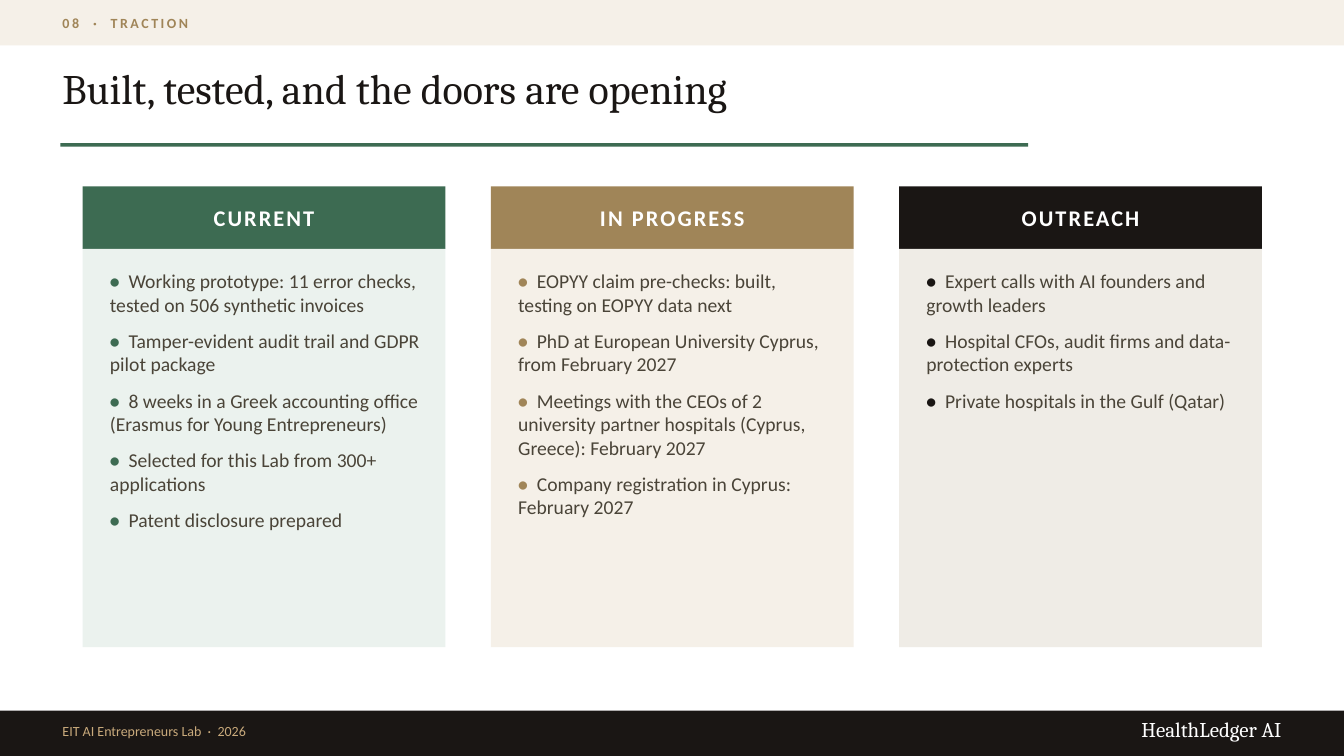
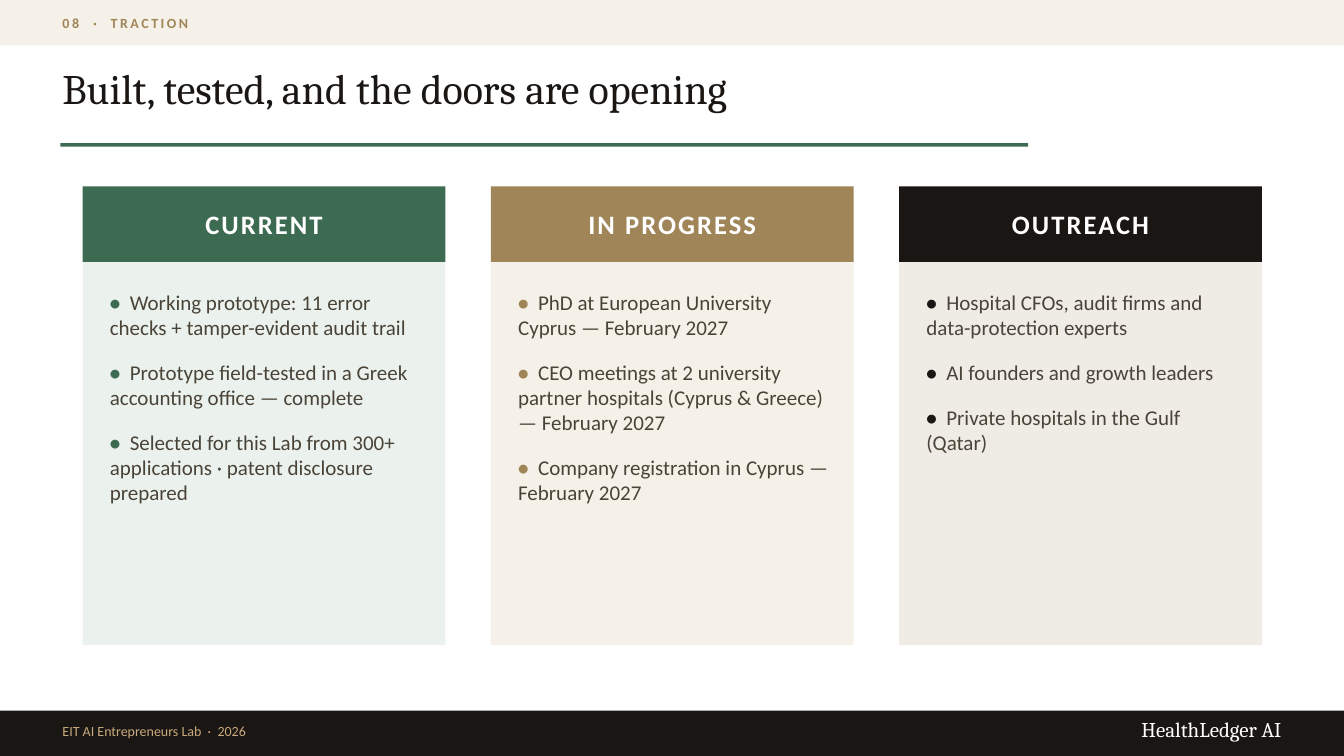
Before and after one commit to mrply97/AI, a slide deck: slide 13 of HealthLedgerAI_EIT_Pitch.pptx. Drawn at 1344x756 pixels with LibreOffice and Linux fonts; fonts in the diff are those of the drawing. Boxes give left, top, right and bottom in pixels: in the first picture for what was removed or moved away, otherwise in the second. Text is boxed around its words. In the diff, an @@ line names an element or a change of style, - is before the commit and + after.

```diff
--- a/HealthLedgerAI_EIT_Pitch.pptx
+++ b/HealthLedgerAI_EIT_Pitch.pptx
@@ rectangle: place and size @@
-rectangle at [83,187,446,249]
+rectangle at [83,187,446,262]
@@ rectangle: place and size @@
-rectangle at [491,187,854,249]
+rectangle at [491,187,854,262]
@@ size 16 to 19 pt in 3 elements at [205,216,322,234], [588,216,756,234], [1012,216,1149,235] @@
@@ rectangle: place and size @@
-rectangle at [899,187,1262,249]
+rectangle at [899,187,1262,262]
@@ rectangle: place and size @@
-rectangle at [83,249,446,647]
+rectangle at [83,262,446,645]
@@ rectangle: place and size @@
-rectangle at [491,249,854,647]
+rectangle at [491,262,854,645]
@@ rectangle: place and size @@
-rectangle at [899,249,1262,647]
+rectangle at [899,262,1262,645]
@@ text at [110,295,408,504]: text changed; size 14 to 15 pt @@
-• Working prototype: 11 error checks, tested on 506 synthetic invoices
-• Tamper-evident audit trail and GDPR pilot package
-• 8 weeks in a Greek accounting office (Erasmus for Young Entrepreneurs)
-• Selected for this Lab from 300+ applications
-• Patent disclosure prepared
+• Working prototype: 11 error checks + tamper-evident audit trail
+• Prototype field-tested in a Greek accounting office — complete
+• Selected for this Lab from 300+ applications · patent disclosure prepared
@@ text at [518,295,823,504]: text changed; size 14 to 15 pt @@
-• EOPYY claim pre-checks: built, testing on EOPYY data next
-• PhD at European University Cyprus, from February 2027
-• Meetings with the CEOs of 2 university partner hospitals (Cyprus, Greece): February 2027
-• Company registration in Cyprus: February 2027
+• PhD at European University Cyprus — February 2027
+• CEO meetings at 2 university partner hospitals (Cyprus & Greece) — February 2027
+• Company registration in Cyprus — February 2027
@@ text "• Hospital CFOs, audit firms ...": place and size @@
-text "• Hospital CFOs, audit firms ..." at [926,274,1230,411]
+text "• Hospital CFOs, audit firms ..." at [926,295,1213,453]
@@ text at [926,274,1205,316]: paragraph removed @@
-• Expert calls with AI founders and growth leaders
@@ text at [926,295,1202,453]: size 14 to 15 pt in "• Hospital CFOs, audit firms and data-protection ...", "• Private hospitals in the Gulf (Qatar)"; more space between paragraphs @@
@@ text at [946,365,1213,384]: paragraph added @@
+• AI founders and growth leaders
```
Also in this commit, not shown: 9 other slides changed, 1 slide added, 2 slides removed, 3 other files.
